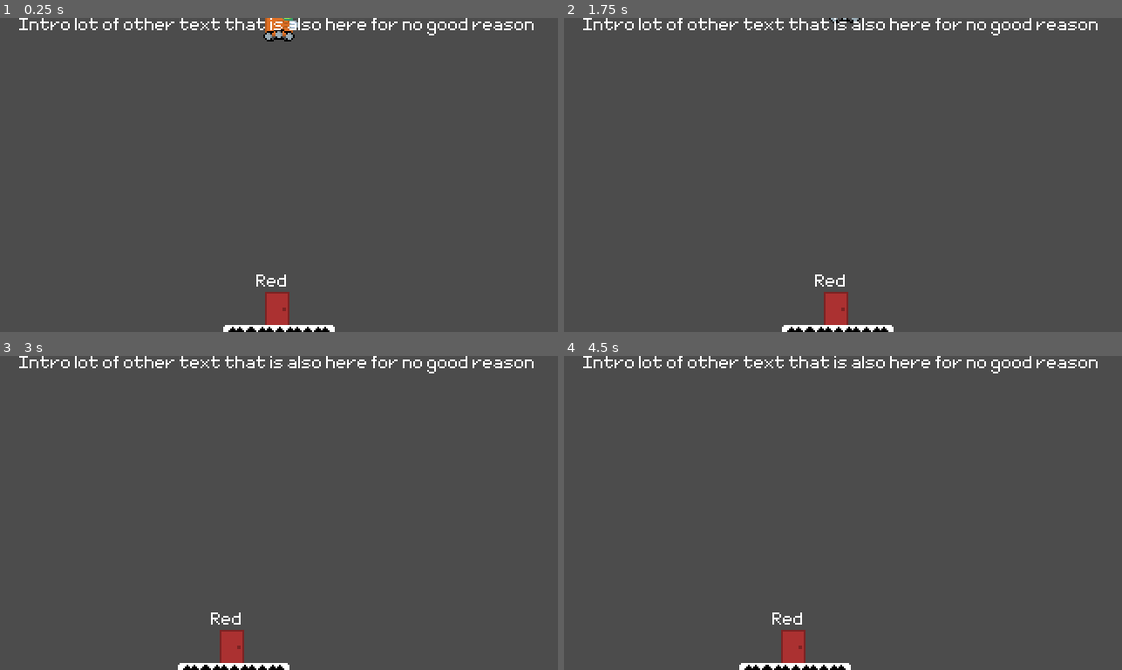
Above: before the commit, frames 1-4 (two rows, left to right).
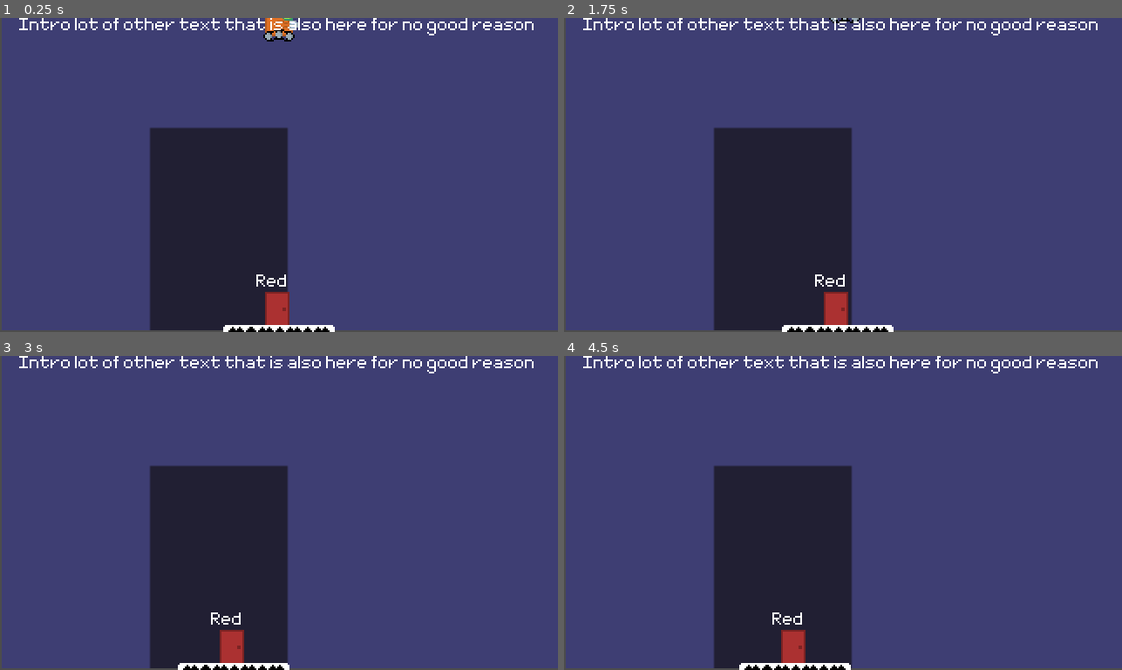
Above: after the commit, the same moments.

Repository: wagenrace/Platformer
Game: Godot game, scene res://World.tscn
Two runs of this game, one before a commit and one after it. Both use one fixed random seed, a clock stepped at 60 frames per second and the inputs below.
Inputs:
- Up to frame 1 (0.25 s): no input
- Up to frame 2 (1.75 s): tap Enter (ui_accept) at 0.5, 0.77, 1.52 s; hold Right (ui_right) from 0.53 s (still down); tap R at 0.6, 1.35 s
- Up to frame 3 (3 s): release Right (ui_right) at 2.03 s; hold Left (ui_left) 2.03-2.78 s; tap R at 2.1, 2.85 s; hold Right (ui_right) from 2.78 s (still down)
- Up to frame 4 (4.5 s): tap Enter (ui_accept) at 3.02, 3.77 s; tap R at 3.6, 4.35 s; release Right (ui_right) at 4.28 s; hold Left (ui_left) from 4.28 s (still down)

The runs differ from the first frame. In frame 1, 97% of the frame differs, in the area x 0-100%, y 0-100%; in frame 2, 97%; in frame 3, 97%; in frame 4, 97%.
Error in both runs: Invalid get index 'DoorRed' (on base: 'Nil'). (res://World.gd:27)

Commit message:
add placeholder city background
Signed-off-by: tomnijhof <tom.nijhof@cytosmart.com>

Diff:
--- a/World.tscn
+++ b/World.tscn
@@ -9,6 +9,7 @@
 [ext_resource path="res://art/door_green.png" type="Texture" id=7]
 [ext_resource path="res://LevelLayout.gd" type="Script" id=8]
 [ext_resource path="res://art/door_red.png" type="Texture" id=9]
+[ext_resource path="res://art/background_city.png" type="Texture" id=10]
 
 [sub_resource type="ConvexPolygonShape2D" id=2]
 points = PoolVector2Array( 0, 0, 16, 0, 16, 16, 0, 16 )
@@ -510,3 +511,9 @@
 margin_bottom = 14.0
 custom_fonts/font = SubResource( 50 )
 text = "Intro lot of other text that is also here for no good reason "
+
+[node name="ParallaxBackground" type="ParallaxBackground" parent="."]
+
+[node name="Sprite" type="Sprite" parent="ParallaxBackground"]
+position = Vector2( 161, 89 )
+texture = ExtResource( 10 )
Not shown: 1 places in World.tscn that only renumber resources
Binary file added: art/background_city.aseprite
Binary file added: art/background_city.png
Not shown, added: art/background_city.png.import
